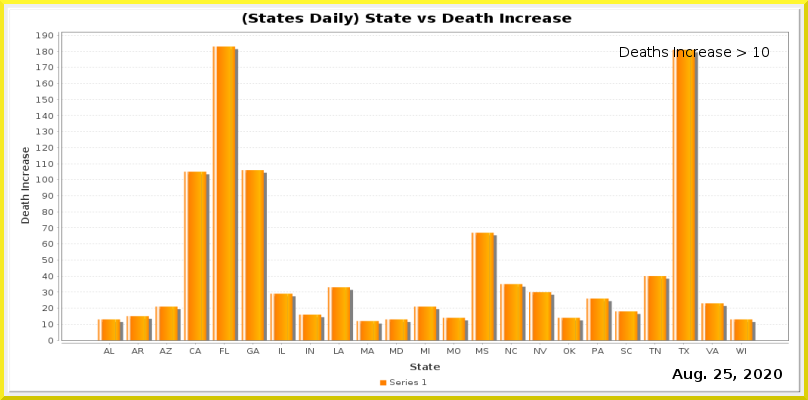
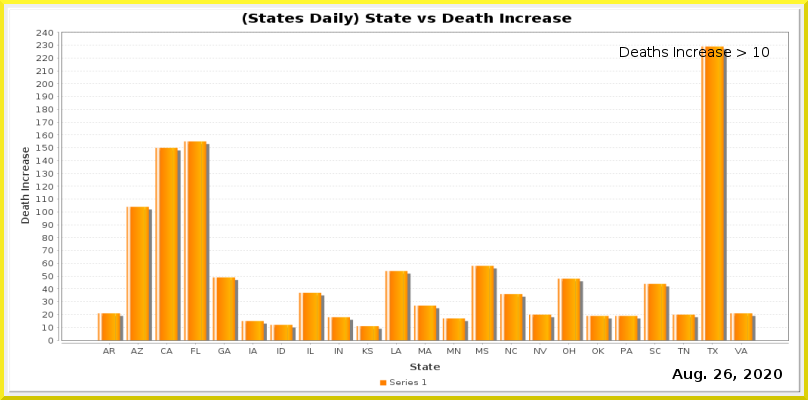
Layered file, before and after one edit (808 x 400). Changes by layer:
painted on "Current Date" over <box>724,369,732,379</box>
painted on "Date_vs_TestIncrease.png" over <box>36,29,789,354</box>
